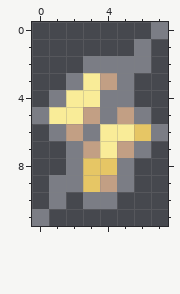
Pixel-art sprite -- dist/printer/assets/cost/shattered_topaz.png. Above is the file before it was changed.
The file is 8x12 pixels.
After the commit:
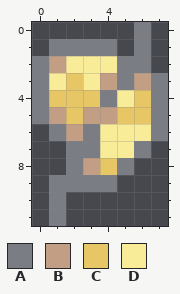
Palette (. is transparent): A #7b7d85  B #c29f84  C #e6c665  D #f9ec98
Difference:
Changed rows in their new state; - is an unchanged pixel.
first column x 0:
 0 ------A.
 1 -AAAA---
 2 ABDDD---
 3 ADC---BA
 4 ACCC-DCA
 5 -BC-BCCA
 6 ------D-
 7 ---A-D--
 8 ---B----
 9 ---AA.--
10 ---..---
11 .A------
